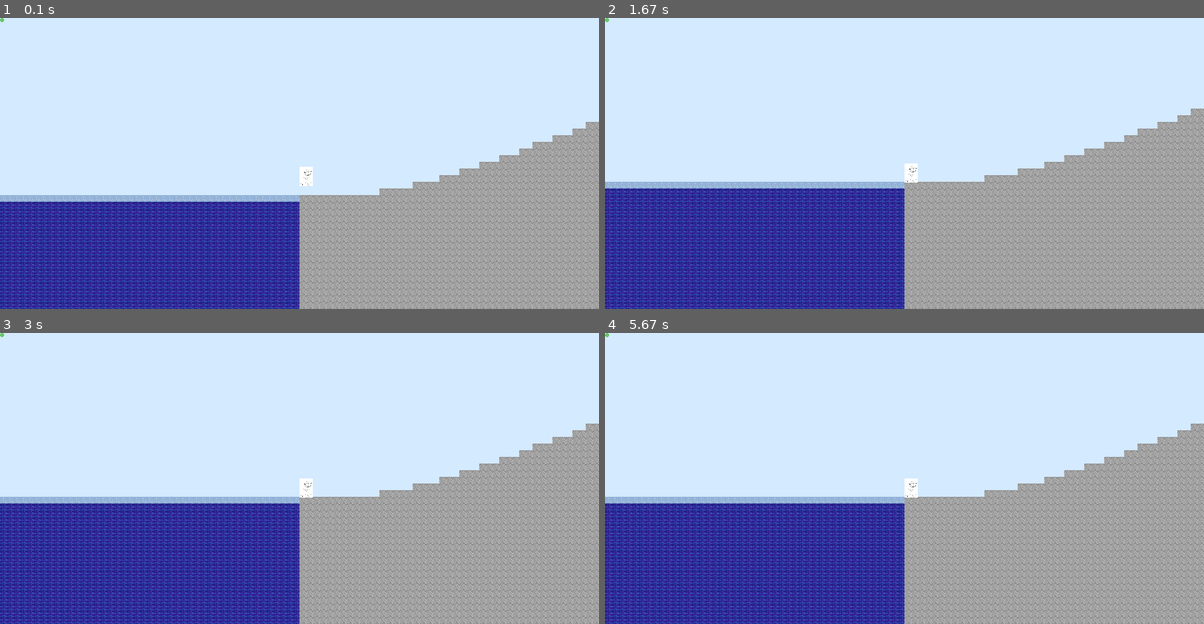
Above: before the commit, frames 1-4 (two rows, left to right).
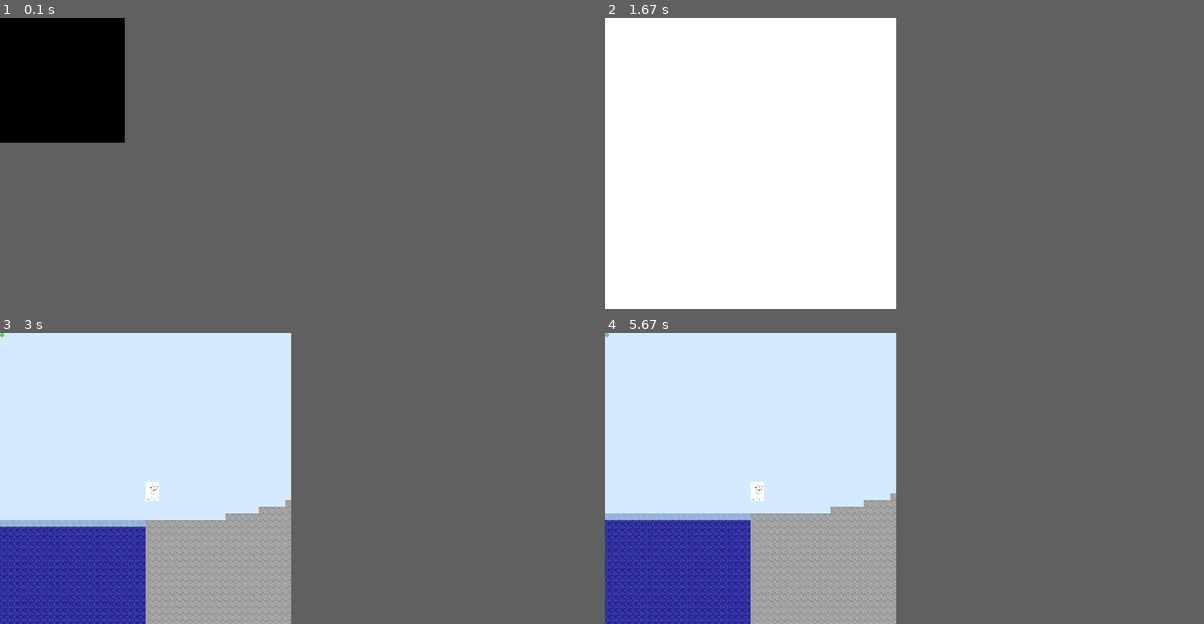
Above: after the commit, the same moments.

Repository: HyperRays/minecraft-from-wish
Game: pygame game, started from game-logic/main.py
Same seed, same stepped clock (60 frames per second), same inputs: the game is played once before the commit and once after it.
Inputs:
- Up to frame 1 (0.1 s): no input
- Up to frame 2 (1.67 s): no input
- Up to frame 3 (3 s): no input
- Up to frame 4 (5.67 s): no input
In our replay, in frame 1 the window is 1440x700 before the commit and 300x300 after it. These sizes can differ from the game's own. Grey fills any space a smaller window leaves; there, only what the larger window draws over its background counts as a difference.

The runs differ from the first frame. In frame 1, 53% of the frame differs, in the area x 0-100%, y 0-100%; in frame 2, 76%; in frame 3, 44%; in frame 4, 43%.

Commit message:
optimisations

Diff:
--- a/assets/config/general.toml
+++ b/assets/config/general.toml
@@ -2,4 +2,4 @@
 
 [window]
 height = 700
-width = 1440
+width = 700
--- a/game-logic/blocks.py
+++ b/game-logic/blocks.py
@@ -7,6 +7,16 @@
 collider_n = "collider"
 
 class Material:
+
+    #remains for backward compatibility
+    compat_AIR = "Air"
+    compat_ICE = "Ice"
+    compat_SAND = "Sand"
+    compat_GRASS = "Grass"
+    compat_DIRT = "Dirt"
+    compat_WATER = "Water"
+    compat_STONE = "Stone"
+    compat_SNOW = "Snow"
 
     AIR = 1 << 0
     ICE = 1 << 1
@@ -25,8 +35,19 @@
             case Material.SAND: return Sand
             case Material.GRASS: return Grass
             case Material.WATER: return Water
-            case Material.Stone: return Stone
-            case Material.Snow: return Snow
+            case Material.STONE: return Stone
+            case Material.SNOW: return Snow
+
+    @staticmethod
+    def __compat_map(material):
+        match material:
+            case Material.compat_AIR: return Air
+            case Material.compat_ICE: return Ice
+            case Material.compat_SAND: return Sand
+            case Material.compat_GRASS: return Grass
+            case Material.compat_WATER: return Water
+            case Material.compat_STONE: return Stone
+            case Material.compat_SNOW: return Snow
 
 
     @staticmethod
@@ -35,6 +56,10 @@
         if (cls := Material.map(mat := pickle.loads(b)[material_n])) != None:
             return cls.load(b)
         else:
+            if (cls := Material.__compat_map(mat := pickle.loads(b)[material_n])) != None:
+                return cls.load(b)
+            else:
+                pass
             raise TypeError(f"No material called {mat}")
 
 #square helper class, so that the collider creation and image (texture) loading is handled and
@@ -52,7 +77,6 @@
 
     async def update(self):
         self.collider = create_collider(self.position, BLOCK_DIMENSIONS[0], -BLOCK_DIMENSIONS[1], collider=self.collider)
-        # self.render()
         if self.render_collider_bounds and not self.render_collision_detected:
             pygame.draw.polygon(chunk_manager.get_debug_layer(), (100,100,100) , [ camera.screen_position(self.collider …(189 unchanged characters)…
         if self.render_collision_detected:
--- a/game-logic/chunk_manager.py
+++ b/game-logic/chunk_manager.py
@@ -26,12 +26,6 @@
         graphics.create_layer(self.chunks_layer)
         graphics.create_layer(self.chunks_debug_layer)
 
-    def create_chunk(self, chunk: Chunk) -> bool:
-        if chunk.position in self._chunk_dict:
-            return False
-        else:
-            self._chunk_dict.update({chunk.position: chunk})
-
     def chunk_exists(self, pos: vec2d) -> bool:
         return pos in self._chunk_dict
 
@@ -48,6 +42,7 @@
                 if pos in self._chunk_dict:
                     self._renderables += [self._chunk_dict[pos]]
                 else:
+                    pass
                     self.add_chunk(Chunk(pos, terrain_gen_fn))
                     self._renderables += [self._chunk_dict[pos]]
 
--- a/game-logic/chunks_module.py
+++ b/game-logic/chunks_module.py
@@ -12,6 +12,8 @@
 from prelude import *
 import itertools
 import blocks
+from helper_functions import create_collider
+from uuid import uuid4
 
 window.init((300,300),"test objects")
 
@@ -27,10 +29,11 @@
         # chunks do not get immediately added to the objects list, but get loaded in
         # dynamicaly depending on the players coordinates
         self.internal_objects = [[None for _ in range(CHUNK_DIMENSIONS[1])] for _ in range(CHUNK_DIMENSIONS[0])]
+        glob_coord = vec2d(vec.x * CHUNK_DIMENSIONS[0] * BLOCK_DIMENSIONS[0], vec.y * CHUNK_DIMENSIONS[1] * BLOCK_DIMENSIONS[1] - BLOCK_DIMENSIONS[1])
+        self.collider = create_collider(glob_coord, CHUNK_DIMENSIONS[0] * BLOCK_DIMENSIONS[0], CHUNK_DIMENSIONS[1] * BLOCK_DIMENSIONS[1])
         assert(vec.x%1==0 and vec.y%1==0)
         self.position = vec
         self.on_first_load(mapping_func)
-
 
     def get_chunk_coordinates(self, vec: vec2d) -> vec2d:
         """
@@ -76,6 +79,7 @@
     def save(self) -> dict:
         save_dict = {
             "position": self.position,
+            "collider": self.collider,
             "internal_objects_pickled": [[y.save() for y in x] for x in self.internal_objects]
         }
         return pickle.dumps(save_dict)
@@ -88,4 +92,11 @@
         self.internal_objects =  [[blocks.Material.return_material(y) for y in x] for x in save_dict["internal_objects_pickled"]]
         self.position = save_dict["position"]
 
+        #for backwards compatibilty
+        if "collider" not in save_dict:
+            glob_coord = vec2d(self.position.x * CHUNK_DIMENSIONS[0] * BLOCK_DIMENSIONS[0], self.position.y * CHUNK_DIMENSIONS[1] * BLOCK_DIMENSIONS[1] - BLOCK_DIMENSIONS[1])
+            self.collider = create_collider(glob_coord, CHUNK_DIMENSIONS[0] * BLOCK_DIMENSIONS[0], CHUNK_DIMENSIONS[1] * BLOCK_DIMENSIONS[1])
+        else:
+            self.collider = save_dict["collider"]
+
         return self
--- a/game-logic/helper_functions.py
+++ b/game-logic/helper_functions.py
@@ -1,11 +1,9 @@
-from prelude import *
+from shapes import *
+from physics import Directions
 # creates a collider for the tiles and player on update
 def create_collider(position, w, h, collider: Quad = None) -> Quad:
     if collider != None:
-        collider.a = position
-        collider.b = position + vec2d(w, 0)
-        collider.c = position + vec2d(0,h)
-        collider.d = position + vec2d(w,h)
+        collider.a,collider.b,collider.c,collider.d = position, position + vec2d(w, 0), position + vec2d(0,h), position + vec2d(w,h)
         return collider
     else:
         return Quad(position, position + vec2d(w, 0), position + vec2d(0,h), position + vec2d(w,h))
--- a/game-logic/main.py
+++ b/game-logic/main.py
@@ -15,7 +15,6 @@
 Player(vec2d(0,100))
 Mouse()
 # graphics.set_render_layers(["bg", "chunks_layer",  "player_layer", "grass_layer", "mouse_layer","player_debug_layer", "chunks_debug", "mouse_debug_layer"])
-# print(graphics.layers)
 graphics.set_render_layers(["bg","chunks_layer", "player_layer", "grass_layer", "mouse_layer"])
 graphics.create_layer("bg")
 graphics.layers["bg"].fill((0,0,100))
--- a/game-logic/player.py
+++ b/game-logic/player.py
@@ -33,7 +33,6 @@
 
         #create the collider
         self.collider = create_collider(self.position, self.w, -self.h)
-        self.window_quad = create_collider(camera.get_position(), window.size[0], -window.size[1])
 
         # the forces that are applied to the player
         self.force = vec2d(0,0)
@@ -156,9 +155,7 @@
 
         # draws a outline around the chunk (for debugging purposes only)
         for chunk in chunks:
-            glob_coord = vec2d(chunk.position.x * CHUNK_DIMENSIONS[0] * BLOCK_DIMENSIONS[0], chunk.position.y * CHUNK_DIMENSIONS[1] * BLOCK_DIMENSIONS[1] - BLOCK_DIMENSIONS[1])
-            tmp_outline = create_collider(glob_coord, CHUNK_DIMENSIONS[0] * BLOCK_DIMENSIONS[0], CHUNK_DIMENSIONS[1] * BLOCK_DIMENSIONS[1])
-            pygame.draw.polygon(self.player_debug_layer, (40,150,250) , [ camera.screen_position(tmp_outline.b).into_tuple(), camera.screen_position(tmp_outline.a).into_tuple(), camera.screen_position(tmp_outline.c).into_tuple(), camera.screen_position(tmp_outline.d).into_tuple()], width = 2)
+            pygame.draw.polygon(self.player_debug_layer, (40,150,250) , [ camera.screen_position(chunk.collider.b).into_tuple(), camera.screen_position(chunk.collider.a).into_tuple(), camera.screen_position(chunk.collider.c).into_tuple(), camera.screen_position(chunk.collider.d).into_tuple()], width = 2)
         # draws the collider around the player (for debugging purposes only)
         pygame.draw.polygon(self.player_debug_layer, (100,200,140) , [ camera.screen_position(self.collider.b).into_tuple(), camera.screen_position(self.collider.a).into_tuple(), camera.screen_position(self.collider.c).into_tuple(), camera.screen_position(self.collider.d).into_tuple()], width=1)
 
@@ -221,7 +218,8 @@
 
         if keys[self.characters["v"]]:
             print("saving")
-            self.chunk_mgr .save()
+            self.chunk_mgr.save()
+
 
         if keys[self.characters["l"]]:
             print("loading")
--- a/game-logic/prelude.py
+++ b/game-logic/prelude.py
@@ -10,7 +10,7 @@
 except: IMPORT_GRAPHICS_LIB = True
 
 if IMPORT_GRAPHICS_LIB:
-    from graphics.graphics_library import GraphicsObject, Image
+    from graphics.graphics_library import GraphicsObject
     import pygame
     from pygame.locals import *
 
--- a/graphics/graphics_library.py
+++ b/graphics/graphics_library.py
@@ -6,12 +6,12 @@
 import os
 import logging
 from typing import Any
-from pygame_backend import PygameBackend, Image
+from pygame_backend import PygameBackend
 import asyncio
 
 class GraphicsObject(PygameBackend):
     objects = list()
-    textures: list[Image] = list()
+    textures: list = list()
 
     def __init__(self) -> None:
         self.objects += [self]
--- a/graphics/pygame_backend.py
+++ b/graphics/pygame_backend.py
@@ -36,14 +36,6 @@
         if new_target_time != None:
             self.target_time = new_target_time
 
-@dataclass(slots= True)
-class Image:
-    image: pygame.Surface
-    name: str
-
-    def copy(self):
-        return Image(image=self.image.copy(), name= copy.deepcopy(self.name))
-
 class PygameBackend:
     screen: pygame.Surface | None = None
     size: tuple[float, float] | None = None
@@ -77,8 +69,8 @@
         sync = _Timed(1_000_000_000/60)
         clock = pygame.time.Clock()
         while True:
-            sync.poll()
-            clock.tick_busy_loop()
+            # sync.poll()
+            # clock.tick_busy_loop()
             keys = pygame.key.get_pressed()
             pygame.event.poll()
             for event in pygame.event.get():
@@ -93,20 +85,21 @@
                 if order in cls.layers:
                     cls.screen.blit(cls.layers[order], (0,0))
                     cls.layers[order].fill((0,0,0,0))
-
-            if sync.reached():
-                logging.debug(f"Updated Frame")
-                pygame.display.update()
-                if (fps := clock.get_fps()) != 0:
-                    sync.reset(new_target_time=1_000_000_000/fps)
-                else:
-                    sync.reset()
+            pygame.display.update()
+            # if sync.reached():
+            #     logging.debug(f"Updated Frame")
+            #     pygame.display.update()
+            #     if (fps := clock.get_fps()) != 0:
+            #         sync.reset(new_target_time=1_000_000_000/fps)
+            #     else:
+            #         sync.reset()
 
     @classmethod
-    def init(cls, size: tuple[float, float], title: str):
+    def init(cls, size: tuple[float, float], title: str, fullscreen = False):
 
         pygame.init()
-        cls.screen = pygame.display.set_mode(size)
+        cls.screen = pygame.display.set_mode(size, DOUBLEBUF, 64)
+        pygame.event.set_allowed([QUIT, pygame.K_w, pygame.K_a, pygame.K_s, pygame.K_d])
         cls.size = size
         pygame.display.set_caption(title)
 
@@ -119,10 +112,14 @@
 
     @classmethod
     def create_layer(cls, layer_name: str):
-        cls.layers[layer_name] = pygame.surface.Surface(cls.size)
-        cls.layers[layer_name] = cls.layers[layer_name].convert_alpha()
-        cls.layers[layer_name].fill((0,0,0,0))
+        cls.layers[layer_name] = cls.create_empty_texture(cls.size)
 
     @classmethod
     def set_render_layers(cls, render_layers: list):
         cls.render_order = render_layers
+
+    @staticmethod
+    def create_empty_texture(size) -> pygame.surface.Surface:
+        surface = pygame.surface.Surface(size).convert_alpha()
+        surface.fill((0,0,0,0))
+        return surface
Not shown, added: playground/profiling/game_profile_1672780683.cprofile
Not shown, added: playground/profiling/game_profile_1672824298.cprofile
Not shown, changed: playground/profiling/profiling_notes.md
Not shown, changed: playground/profiling/pstats.ipynb
